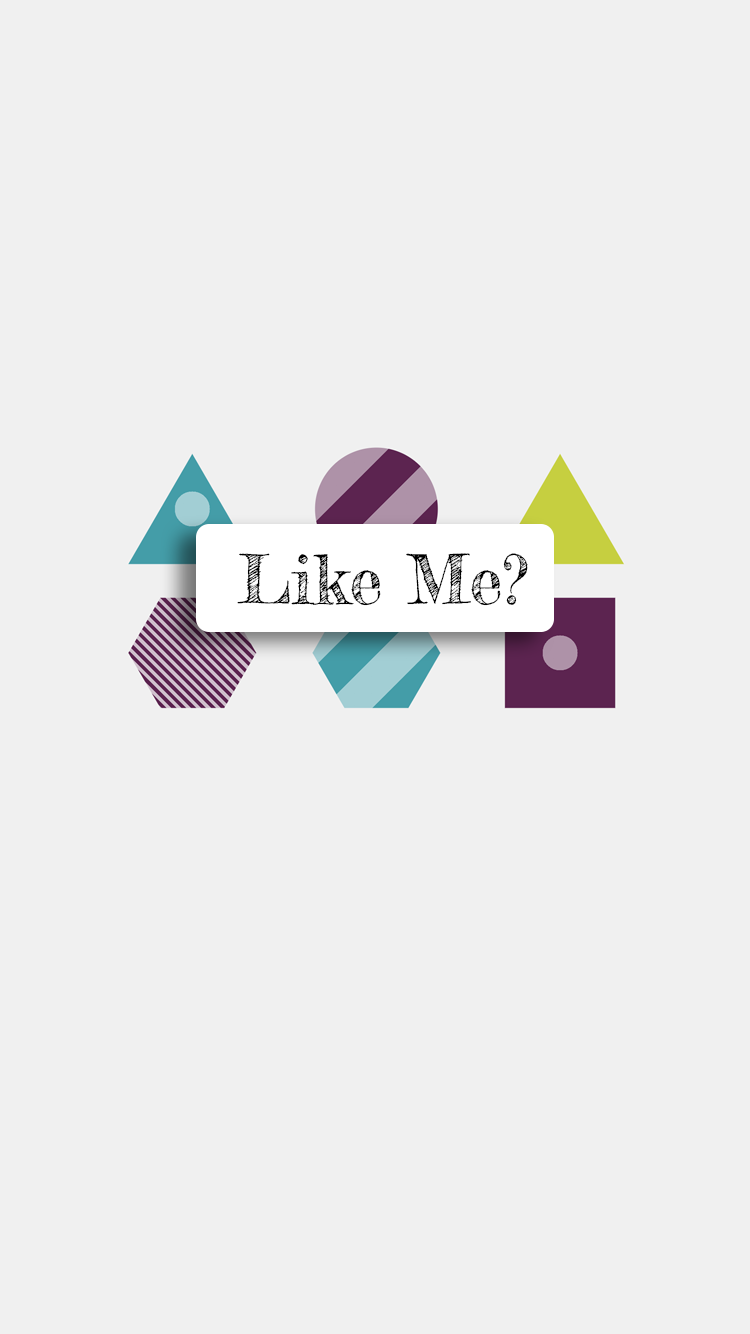
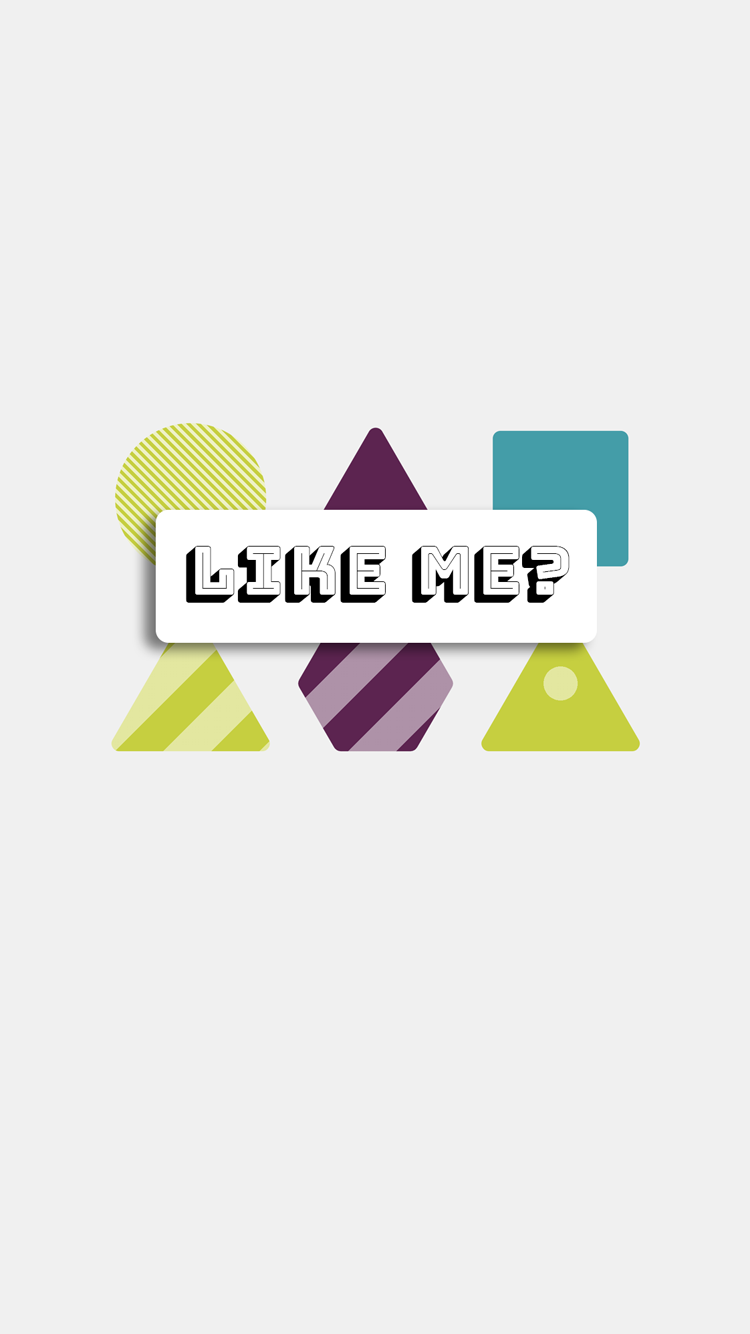
Layers edited between the first and the second 750×1334 image:
added layer "Layer 2" above "Like Me?" over left=110, top=421, right=642, bottom=753
